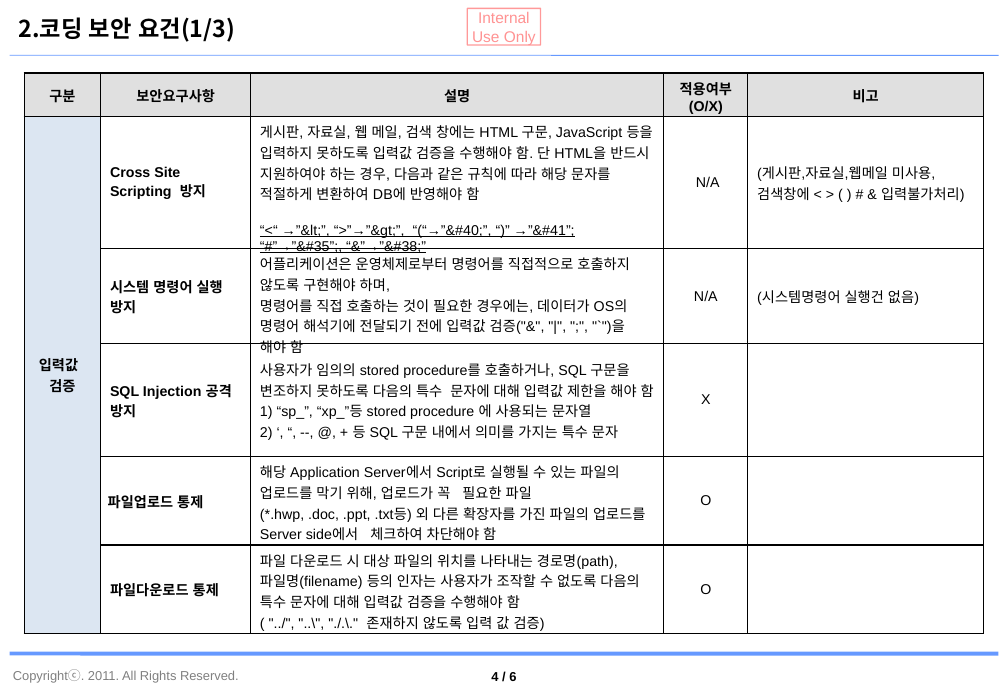
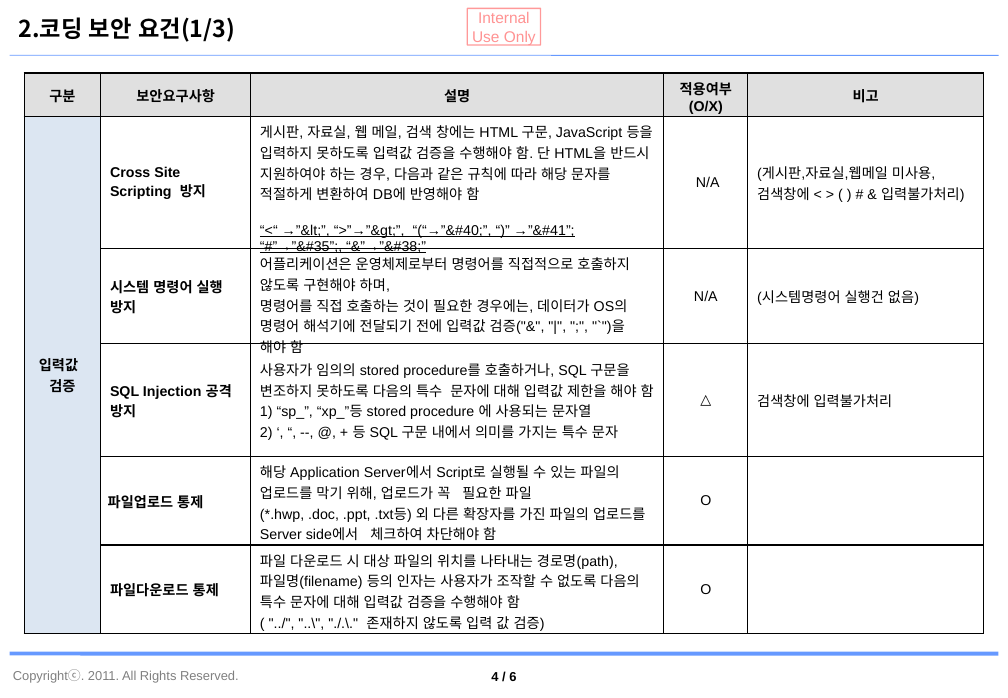
Before and after one commit to jaeyong1/stockmgmt, a slide deck: slide 5 of documents/자재관리시스템_보안점검 결과서.pptx. Drawn at 1008x698 pixels with LibreOffice and Linux fonts; fonts in the diff are those of the drawing; background and template pictures are left out. Boxes give left, top, right and bottom in pixels: in the first picture for what was removed or moved away, otherwise in the second. Text is boxed around its words. In the diff, an @@ line names an element or a change of style, - is before the commit and + after.

```diff
--- a/documents/자재관리시스템_보안점검 결과서.pptx
+++ b/documents/자재관리시스템_보안점검 결과서.pptx
@@ table at (x1=24, y1=73, x2=983, y2=635) @@
-row 4, column 4: X
+row 4, column 4: △
-row 4, column 5: 
+row 4, column 5: 검색창에 입력불가처리
```
Also in this commit, not shown: 1 other slide changed, 1 other file.
